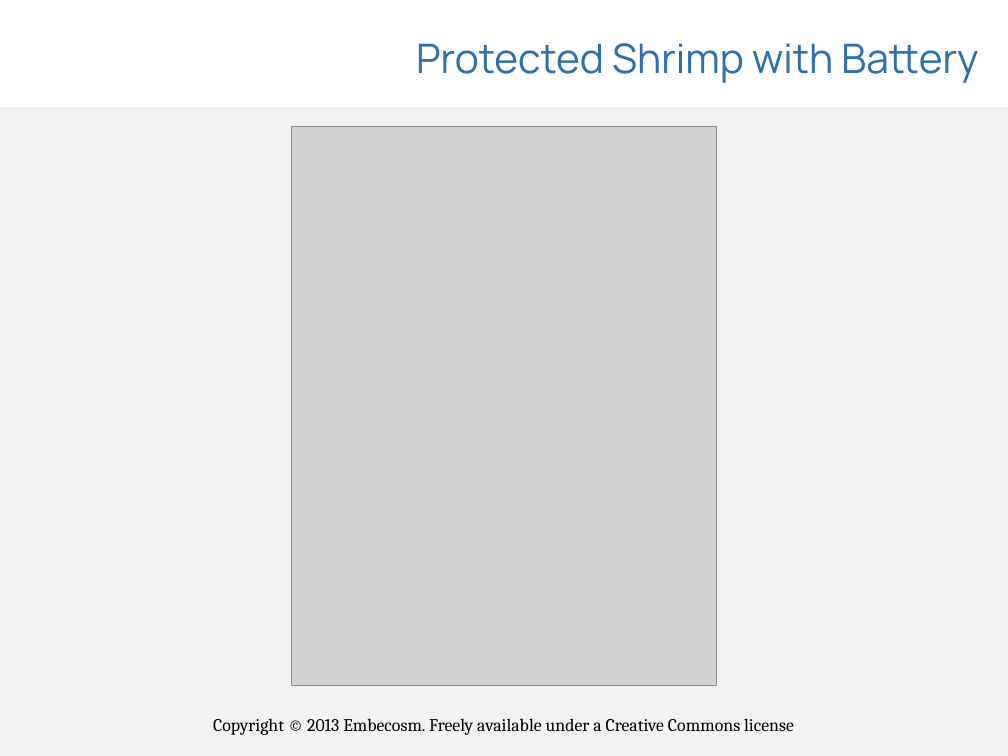
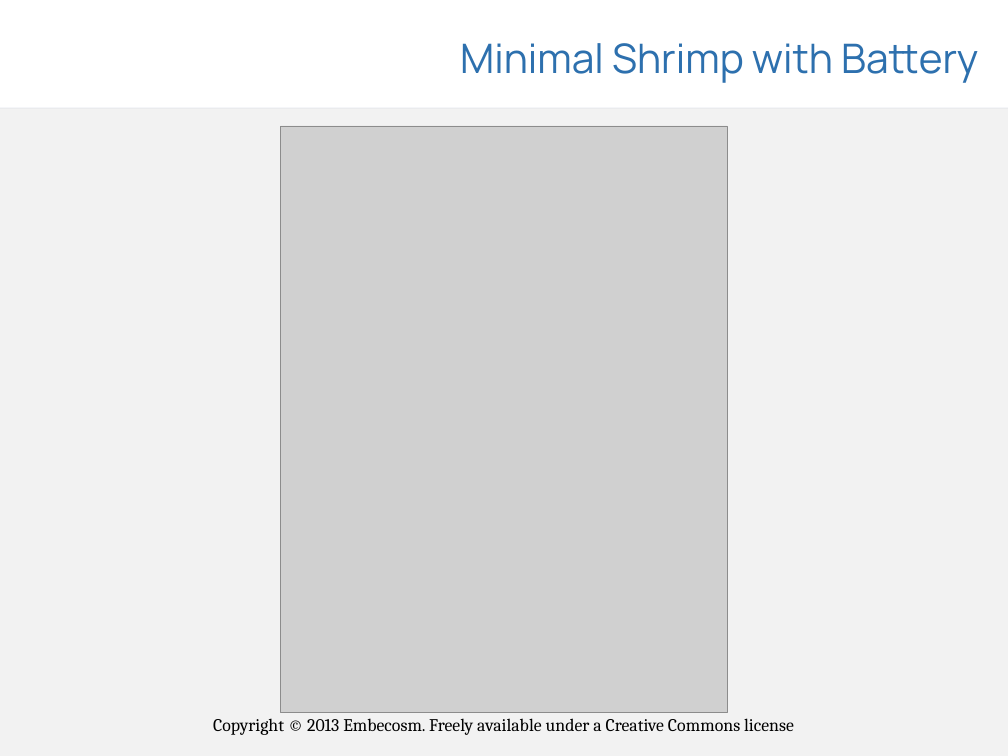
Before and after one commit to embecosm/shrimp-pov, a slide deck: slide 6 of presentations/shrimp-pov.odp. Drawn at 1008x756 pixels with LibreOffice and Linux fonts; fonts in the diff are those of the drawing; grey boxes stand for pictures; background and template pictures are left out. Boxes give left, top, right and bottom in pixels: in the first picture for what was removed or moved away, otherwise in the second. Text is boxed around its words. In the diff, an @@ line names an element or a change of style, - is before the commit and + after.

Commit message:
Complete rework to use minimal shrimp throughout and correct errors.
	* fritzing/minimal-shrimp-battery.fzz: Created.
	* fritzing/minimal-shrimp-blink-battery.fzz: Created.
	* fritzing/minimal-shrimp-blink.fzz: Created.
	* fritzing/minimal-shrimp-pov-battery.fzz: Created.
	* fritzing/minimal-shrimp-pov-resistor-battery.fzz: Created.
	* fritzing/minimal-shrimp-pov-resistor.fzz: Created.
	* fritzing/minimal-shrimp-pov.fzz: Created.
	* fritzing/minimal-shrimp.fzz: Circuit corrected.
	* fritzing/protected-shrimp-blink.fzz
	* fritzing/protected-shrimp-pov-resistor.fzz: Likewise.
	* fritzing/protected-shrimp-pov.fzz: Likewise.
	* fritzing/protected-shrimp.fzz: Likewise.
	* images/minimal-shrimp-battery-circuit.png: Generated.
	* images/minimal-shrimp-battery.png: Generated.
	* images/minimal-shrimp-blink-battery-circuit.png: Generated.
	* images/minimal-shrimp-blink-battery.png: Generated.
	* images/minimal-shrimp-blink-circuit.png: Generated.
	* images/minimal-shrimp-blink.png: Generated.
	* images/minimal-shrimp-circuit.png: Regenerated.
	* images/minimal-shrimp-pov-battery-circuit.png: Generated.
	* images/minimal-shrimp-pov-battery.png: Generated.
	* images/minimal-shrimp-pov-circuit.png: Generated.
	* images/minimal-shrimp-pov-resistor-battery-circuit.png: Generated.
	* images/minimal-shrimp-pov-resistor-battery.png: Generated.
	* images/minimal-shrimp-pov-resistor-circuit.png: Generated.
	* images/minimal-shrimp-pov-resistor.png: Generated.
	* images/minimal-shrimp-pov.png: Generated.
	* images/minimal-shrimp.png: Regenerated.
	* images/protected-shrimp-battery.png: Deleted.
	* images/protected-shrimp-blink-battery.png: Deleted.
	* images/protected-shrimp-blink.png: Deleted.
	* images/protected-shrimp-pov-resistor-battery.png: Deleted.
	* images/protected-shrimp-pov-resistor.png: Deleted.
	* images/protected-shrimp-pov.png: Deleted.
	* images/protected-shrimp.png: Regenerated.
	* presentations/shrimp-pov.odp: New images inserted, and changed
	to use minimal shrimp throughout.

```diff
--- a/presentations/shrimp-pov.odp
+++ b/presentations/shrimp-pov.odp
@@ title at (x1=460, y1=43, x2=978, y2=83): text changed @@
-Protected Shrimp with Battery
+Minimal Shrimp with Battery
@@ picture resized from (x1=291, y1=126, x2=717, y2=686) to (x1=281, y1=126, x2=727, y2=713) @@
```
Also in this commit, not shown: 7 other slides changed, 36 other files.
